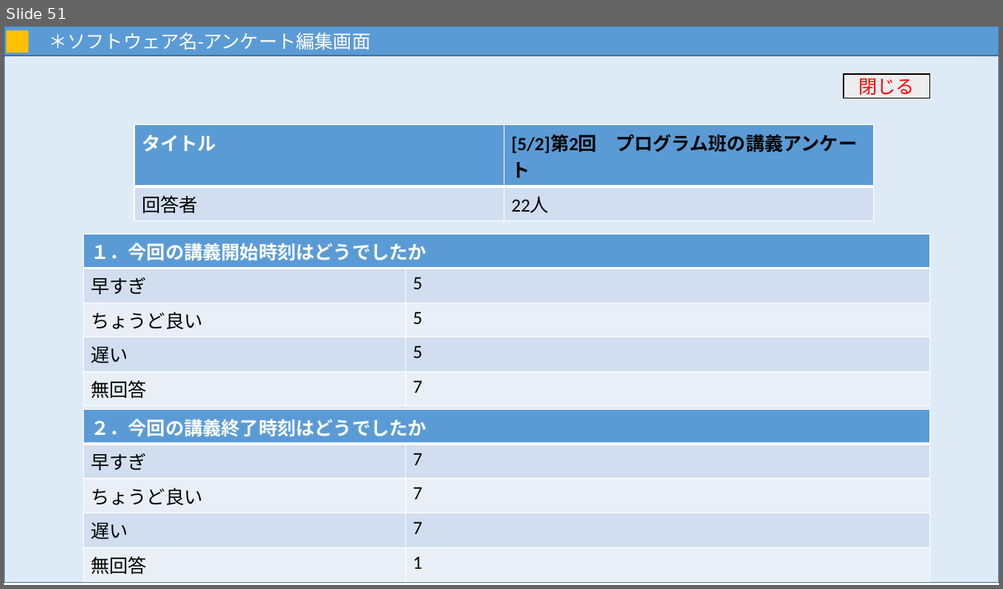
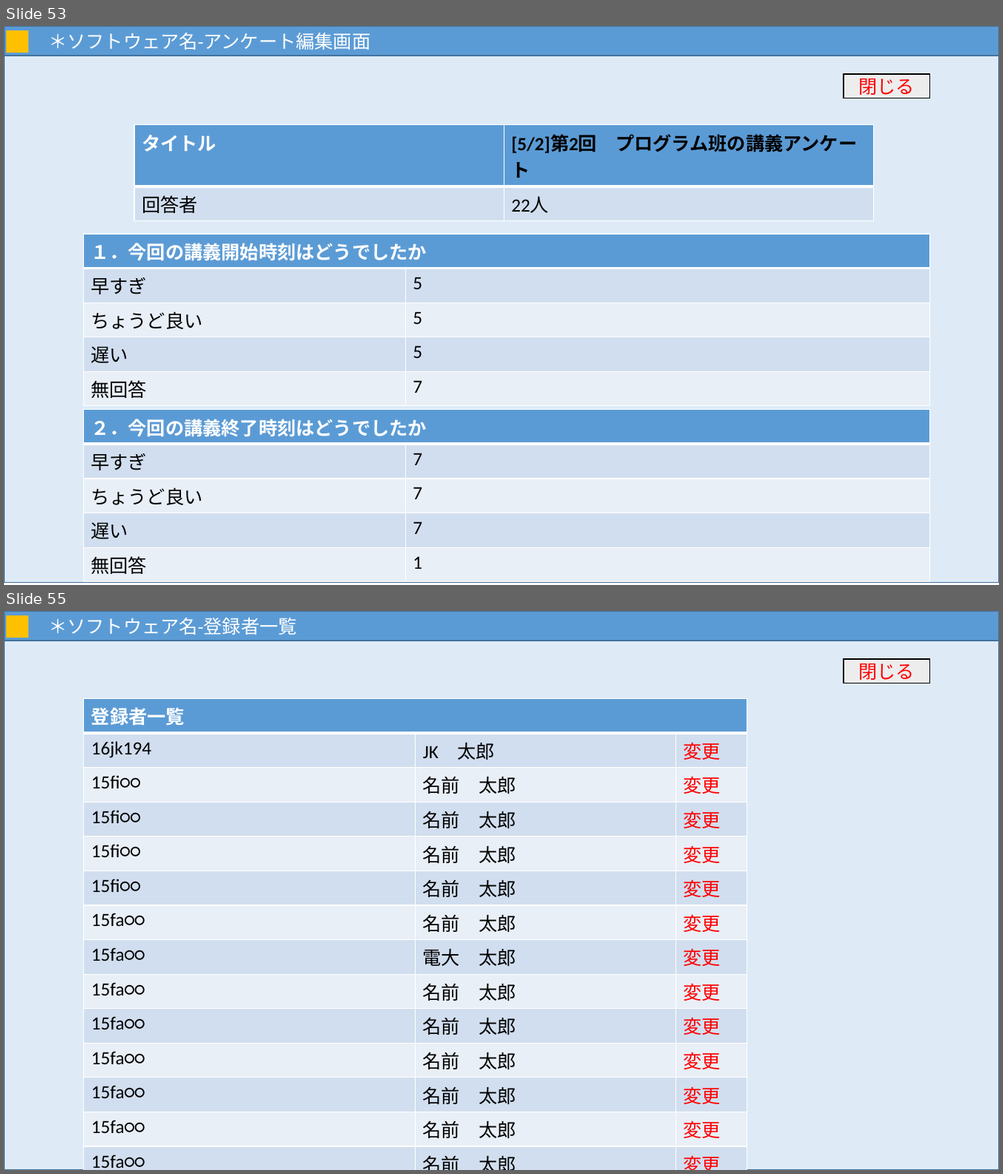
Before and after one commit to MNB-oda/MNB, a slide deck: 提出課題/外部設計書/画面設計.pptx. Shown one above the other, each under a label of ours: slide 51 before the commit, slides 53 and 55 after it; the slides between them are not shown. The pictures are 1003x589 and 1003x1174 pixels, drawn with LibreOffice and Linux fonts; fonts in the diff are those of the drawing. Boxes give left, top, right and bottom in pixels: in the first picture for what was removed or moved away, otherwise in the second. Text is boxed around its words. In the diff, an @@ line names an element or a change of style, - is before the commit and + after.

```diff
--- a/提出課題/外部設計書/画面設計.pptx
+++ b/提出課題/外部設計書/画面設計.pptx
@@ slide 55 added at box(4, 611, 999, 1170), background #FFFFFF @@
@@ rectangle added at box(4, 611, 999, 1170), fill #DEEBF7, outline #43739E 1 pt @@
@@ rectangle added at box(4, 611, 999, 641), fill #5B9BD5, outline #43739E 1 pt, 18 pt, text #FFFFFF @@
+＊ソフトウェア名-登録者一覧
@@ rectangle added at box(6, 616, 28, 637), fill #FFC000, outline #FFC000 1 pt @@
@@ rectangle added at box(843, 660, 930, 684), fill #EDEDED, outline #000000 1 pt, 18 pt, text #FF0000 @@
+閉じる
@@ table added at box(84, 698, 747, 1170), 15 rows, 3 columns @@
+登録者一覧 |  | 
+16jk194 | JK 太郎 | 変更
+15fi○○ | 名前 太郎 | 変更
+15fi○○ | 名前 太郎 | 変更
+15fi○○ | 名前 太郎 | 変更
+15fi○○ | 名前 太郎 | 変更
+15fa○○ | 名前 太郎 | 変更
+15fa○○ | 電大 太郎 | 変更
+15fa○○ | 名前 太郎 | 変更
+15fa○○ | 名前 太郎 | 変更
+15fa○○ | 名前 太郎 | 変更
+15fa○○ | 名前 太郎 | 変更
+15fa○○ | 名前 太郎 | 変更
+15fa○○ | 名前 太郎 | 変更
+15fa○○ | 名前 太郎 | 変更
@@ what was slide 51 is now slide 53 @@
```
Also in this commit, not shown: 11 slides changed, 3 other slides added.
